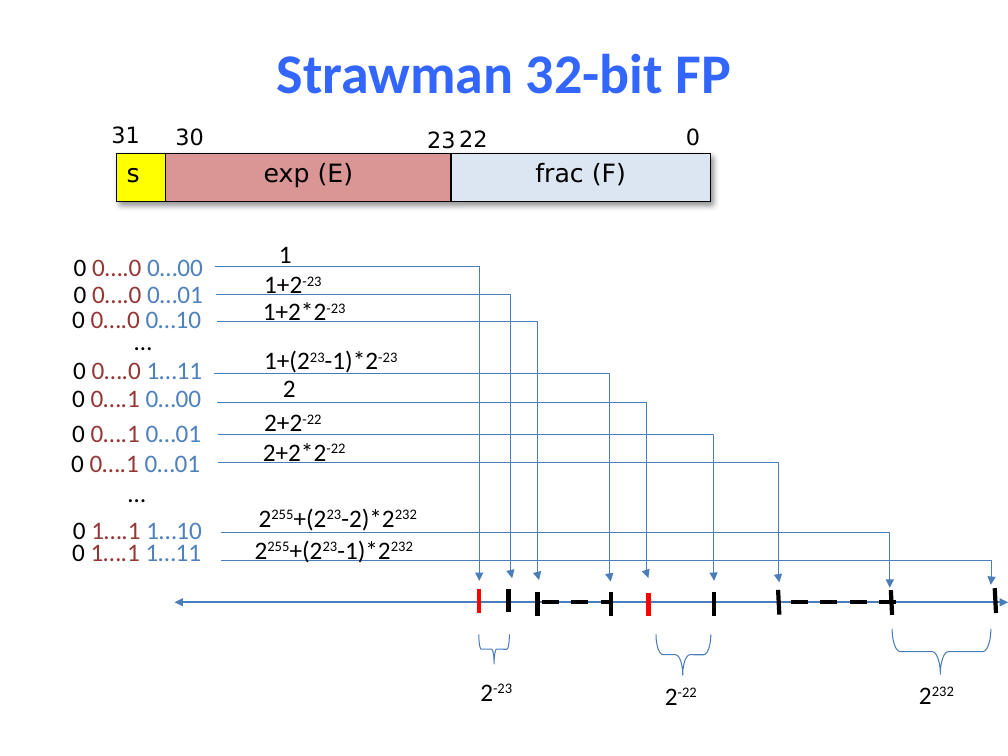
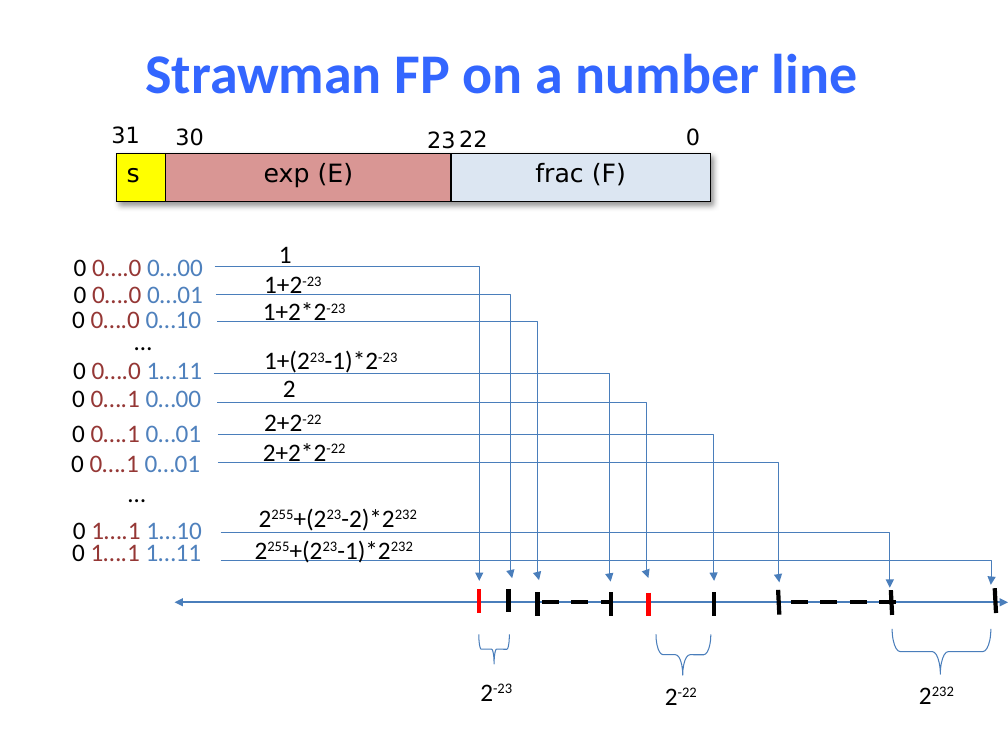
Before and after one commit to NYU-CSO/nyu-cso.github.io, a slide deck: slide 24 of notes/03-floats.pptx (slide 14 before the commit). Drawn at 1008x756 pixels with LibreOffice and Linux fonts; fonts in the diff are those of the drawing. Boxes give left, top, right and bottom in pixels: in the first picture for what was removed or moved away, otherwise in the second. Text is boxed around its words. In the diff, an @@ line names an element or a change of style, - is before the commit and + after.

```diff
--- a/notes/03-floats.pptx
+++ b/notes/03-floats.pptx
@@ title at (x1=146, y1=53, x2=858, y2=94): text changed @@
-Strawman 32-bit FP
+Strawman FP on a number line
```
Also in this commit, not shown: 8 other slides changed, 12 slides added, 2 slides removed, 1 other file.
